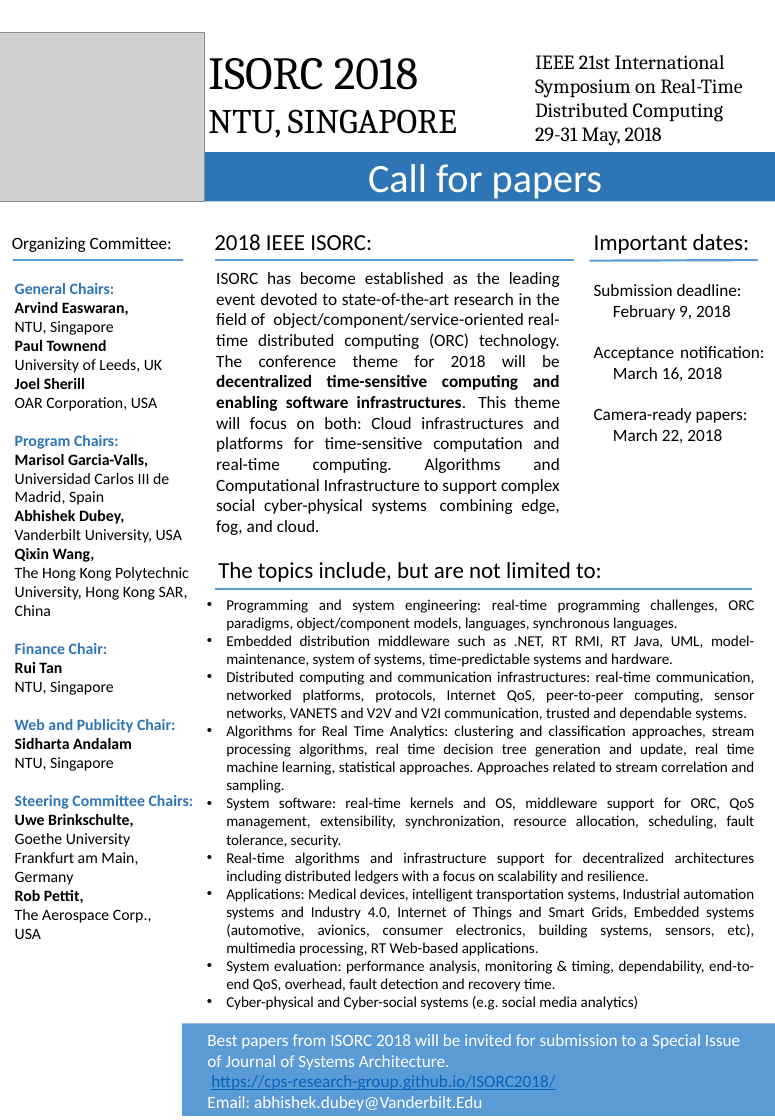
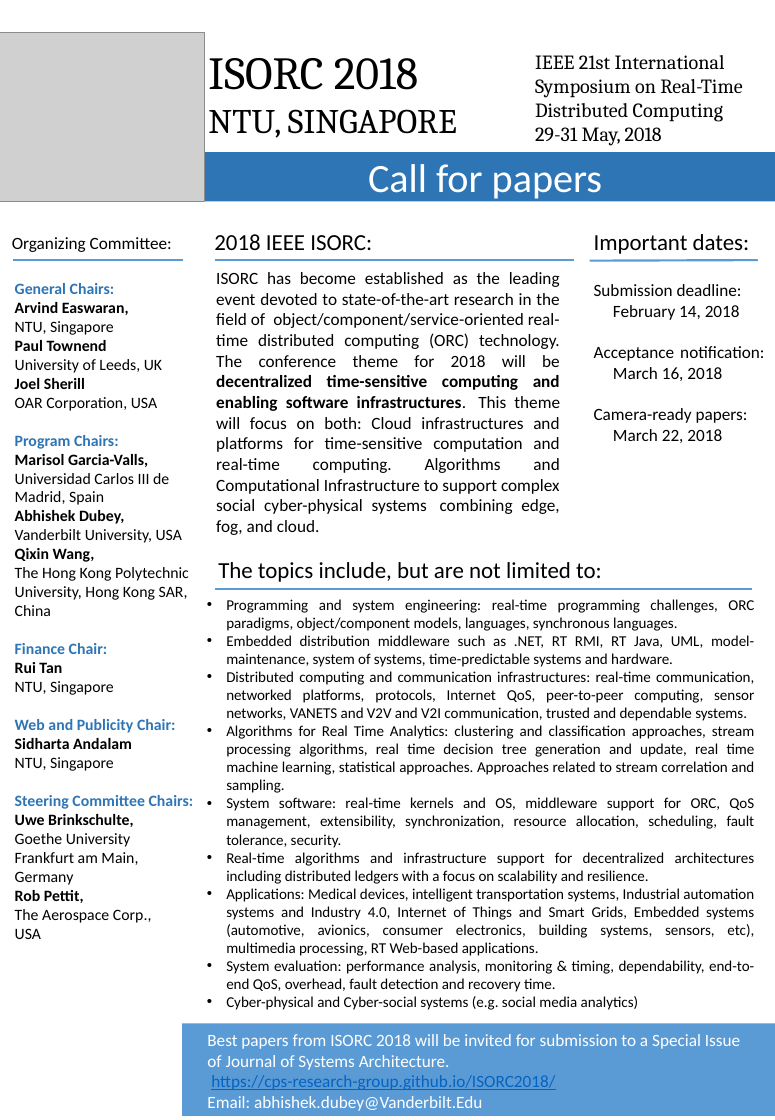
Before and after one commit to CPS-research-group/ISORC2018, a slide deck: slide 1 of resources/ISORC2018_CFP.pptx. Drawn at 775x1120 pixels with LibreOffice and Linux fonts; fonts in the diff are those of the drawing; grey boxes stand for pictures. Boxes give left, top, right and bottom in pixels: in the first picture for what was removed or moved away, otherwise in the second. Text is boxed around its words. In the diff, an @@ line names an element or a change of style, - is before the commit and + after.

```diff
--- a/resources/ISORC2018_CFP.pptx
+++ b/resources/ISORC2018_CFP.pptx
@@ text at bbox=[613, 305, 740, 320]: text changed @@
-February 9, 2018
+February 14, 2018
```
Also in this commit, not shown: 4 other files.
